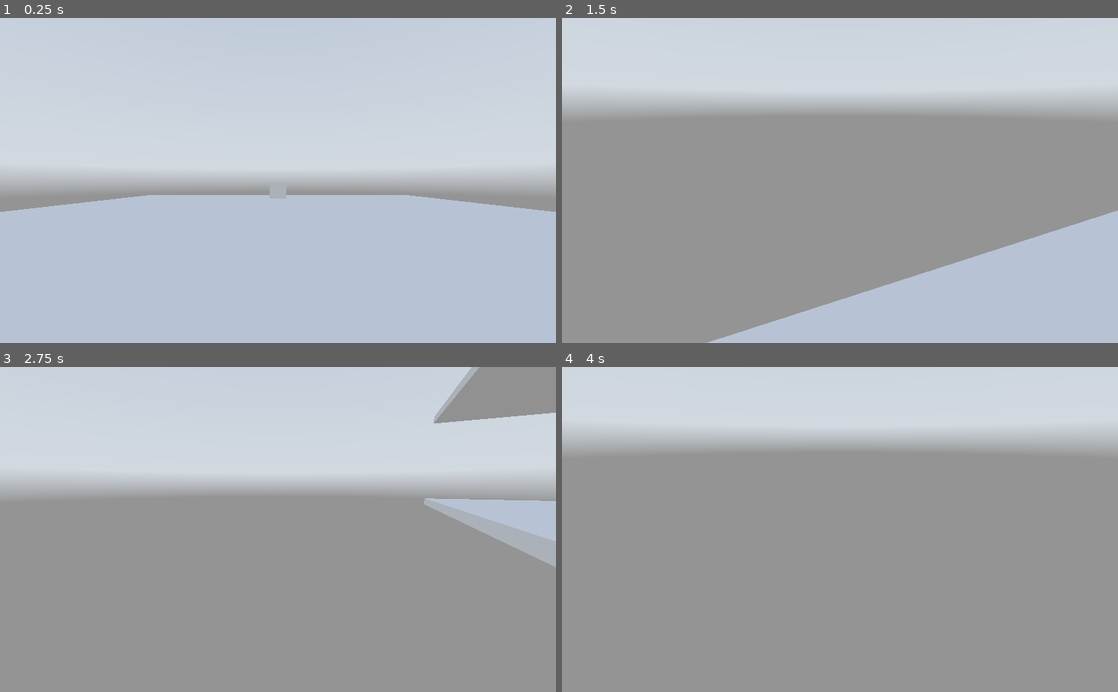
Above: before the commit, frames 1-4 (two rows, left to right).
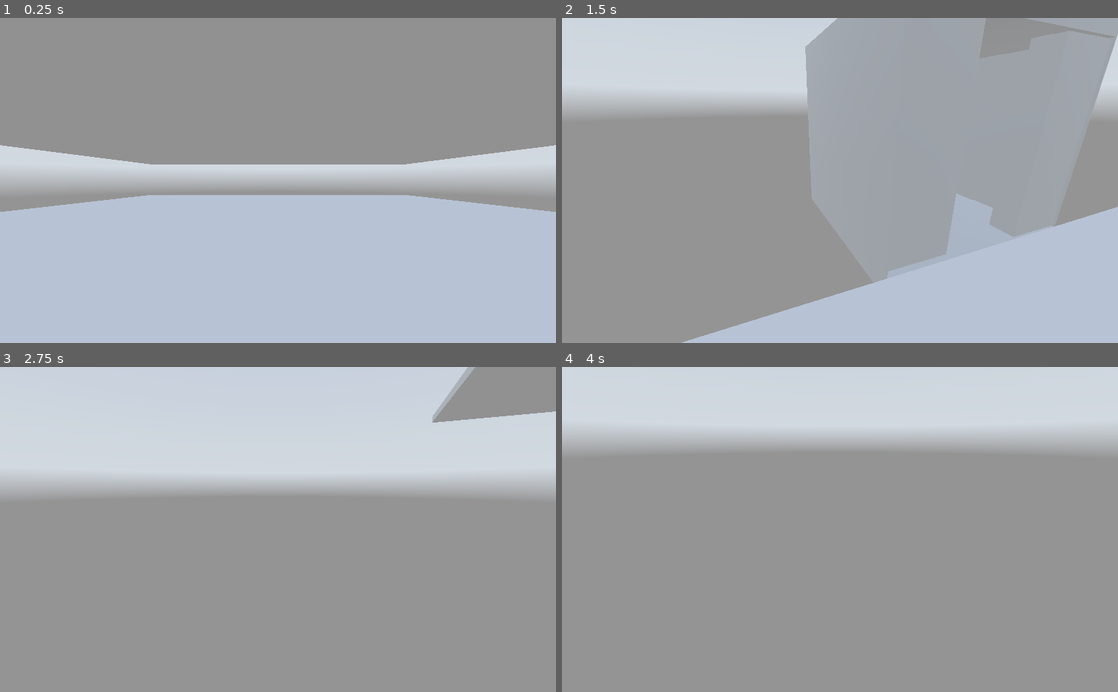
Above: after the commit, the same moments.

Repository: RichardBrowning/3DayProject
Game: Godot game, scene res://Lobby.tscn
The game is run twice, just before and just after one commit, with the same random seed, the same clock (stepped at 60 frames per second) and the same inputs. A sky picture missing from this copy of the repository is replaced by a grey-blue gradient.
Inputs (mouse positions are in pixels of both pictures, inside the frame that each line leads up to):
- Up to frame 1 (0.25 s): no input
- Up to frame 2 (1.5 s): tap Enter (ui_accept) at 0.5, 0.77 s; move the mouse to (962, 164) at 0.52 s; hold Right (ui_right) 0.53-1.28 s; click (962, 164) at 0.67 s; move the mouse to (812, 180) at 1.27 s; hold Up (ui_up) from 1.28 s (still down)
- Up to frame 3 (2.75 s): keep holding Up (ui_up); tap Enter (ui_accept) at 1.52 s; move the mouse to (289, 523) at 2.02 s
- Up to frame 4 (4 s): keep holding Up (ui_up); move the mouse to (834, 536) at 2.77 s; tap Enter (ui_accept) at 3.02, 3.5, 3.77 s; move the mouse to (878, 532) at 3.52 s

The runs differ from the first frame. In frame 1, 44% of the frame differs, in the area x 0-100%, y 0-56%; in frame 2, 17%; in frame 3, 2.9%; in frame 4, nothing differs.

Commit message:
imported elevator

Diff:
--- a/Lobby.tscn
+++ b/Lobby.tscn
@@ -1,9 +1,10 @@
-[gd_scene load_steps=13 format=2]
+[gd_scene load_steps=14 format=2]
 
 [ext_resource path="res://limpopo_golf_course_2k.hdr" type="Texture" id=1]
 [ext_resource path="res://Player.gd" type="Script" id=2]
 [ext_resource path="res://Level.gd" type="Script" id=3]
 [ext_resource path="res://Enemy.gd" type="Script" id=4]
+[ext_resource path="res://Blender Assets/elevator.glb" type="PackedScene" id=5]
 
 [sub_resource type="PanoramaSky" id=5]
 panorama = ExtResource( 1 )
@@ -35,7 +36,7 @@
 environment = SubResource( 6 )
 
 [node name="CharBody" type="KinematicBody" parent="."]
-transform = Transform( 1, 0, 0, 0, 1, 0, 0, 0, 1, 0, 0.872328, 8.29414 )
+transform = Transform( 1, 0, 0, 0, 1, 0, 0, 0, 1, 0, -1.69628, 8.29414 )
 script = ExtResource( 2 )
 
 [node name="MeshInstance" type="MeshInstance" parent="CharBody"]
@@ -55,7 +56,7 @@
 transform = Transform( 4, 0, 0, 0, 4, 0, 0, 0, 4, 0, 0.060454, 0.0286007 )
 
 [node name="Enemy" type="KinematicBody" parent="."]
-transform = Transform( 1, 0, 0, 0, 1, 0, 0, 0, 1, 0, 0.640971, -6.32922 )
+transform = Transform( 1, 0, 0, 0, 1, 0, 0, 0, 1, 0, 0.610873, -6.32922 )
 script = ExtResource( 4 )
 
 [node name="MeshInstance" type="MeshInstance" parent="Enemy"]
@@ -88,3 +89,6 @@
 [node name="FloorMesh" type="MeshInstance" parent="1stFloor"]
 mesh = SubResource( 1 )
 skeleton = NodePath("../../2ndFloor/FloorMesh")
+
+[node name="elevator" parent="." instance=ExtResource( 5 )]
+transform = Transform( -4.37114e-08, 0, -1, 0, 1, 0, 1, 0, -4.37114e-08, 0.112448, -1.71455, 11.0545 )
